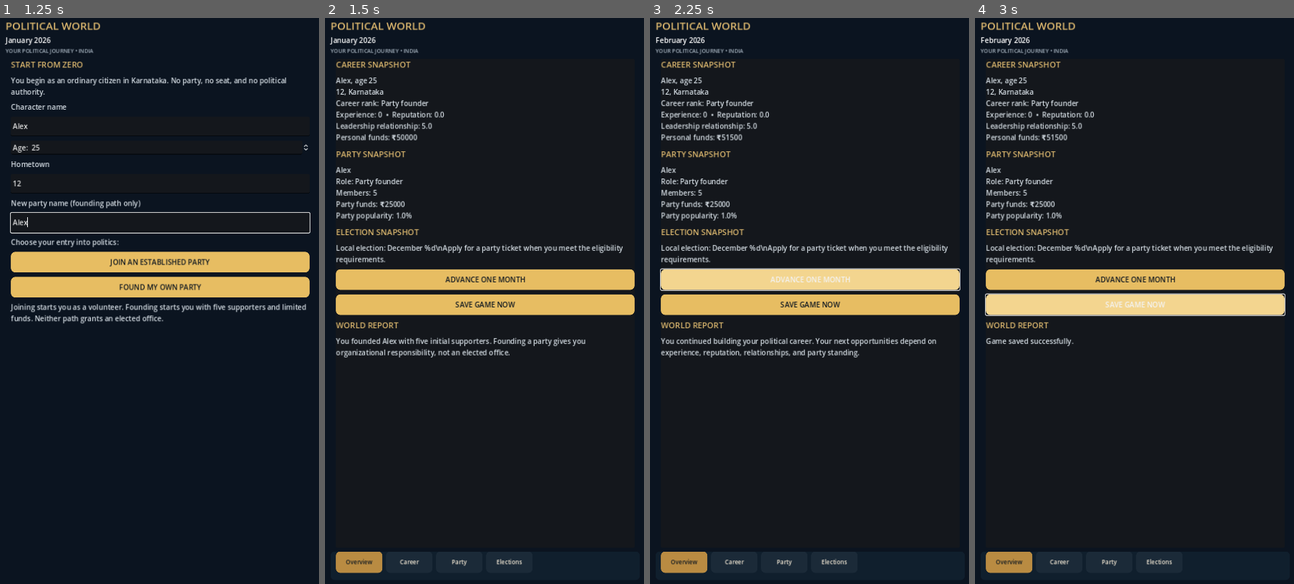
Above: before the commit, frames 1-4 (left to right).
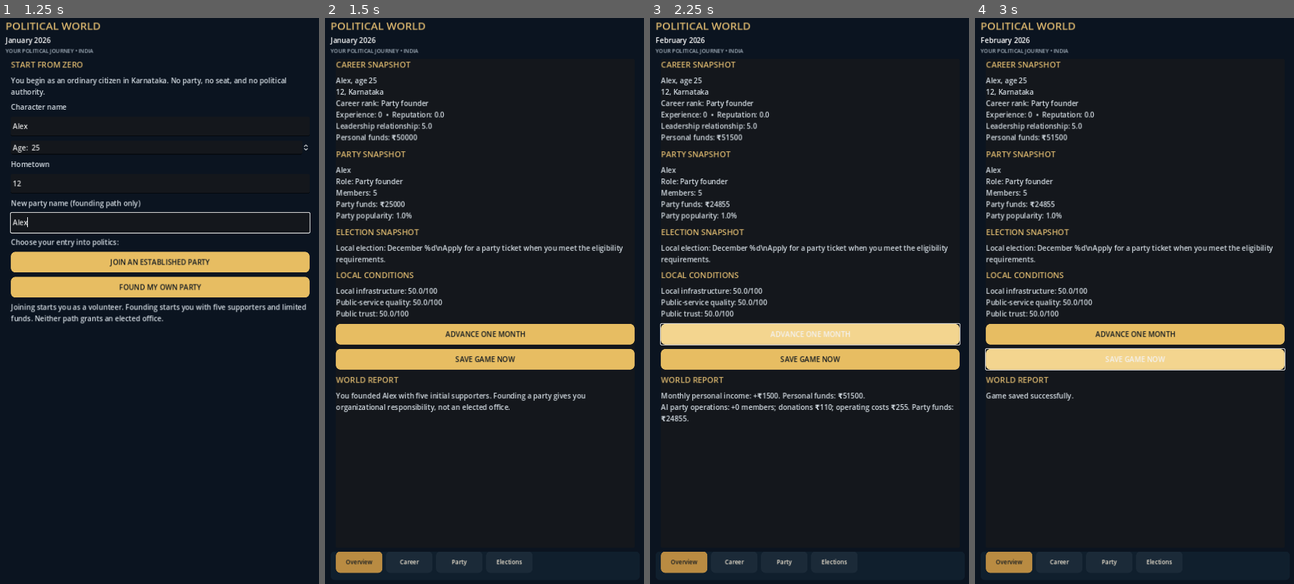
Above: after the commit, the same moments.

Repository: dhanushpoojary9740-boop/political-world
Game: Godot game, scene res://main.tscn
The game is run twice, just before and just after one commit, with the same random seed, the same clock (stepped at 60 frames per second) and the same inputs.
Inputs (mouse positions are in pixels of both pictures, inside the frame that each line leads up to):
- Up to frame 1 (1.25 s): click (159, 125) at 0.52 s; type "Alex" at 0.6 s; click (159, 182) at 0.75 s; type "12" at 0.83 s; click (159, 221) at 0.98 s; type "Alex" at 1.07 s
- Up to frame 2 (1.5 s): click "FOUND MY OWN PARTY" at 1.25 s
- Up to frame 3 (2.25 s): click "ADVANCE ONE MONTH" at 2 s
- Up to frame 4 (3 s): click "SAVE GAME NOW" at 2.75 s

Frame 1 is identical in both runs. In frame 2, 15% of the frame differs, in the area x 3-98%, y 44-70%; in frame 3, 16%, in the area x 3-98%, y 32-72%; in frame 4, 15%.

Commit message:
feat: connect monthly party and constituency simulation outcomes

Diff:
--- a/scripts/main.gd
+++ b/scripts/main.gd
@@ -7,6 +7,7 @@
 var career_label: Label
 var party_label: Label
 var election_label: Label
+var conditions_label: Label
 var office_tab: VBoxContainer
 var office_label: Label
 var office_log_label: Label
@@ -177,6 +178,8 @@
     party_label = _add_body(overview, "")
     _add_section_title(overview, "ELECTION SNAPSHOT")
     election_label = _add_body(overview, "")
+    _add_section_title(overview, "LOCAL CONDITIONS")
+    conditions_label = _add_body(overview, "")
     _add_button(overview, "ADVANCE ONE MONTH", _on_advance_month)
     _add_button(overview, "SAVE GAME NOW", _on_save_game)
     _add_section_title(overview, "WORLD REPORT")
@@ -347,6 +350,7 @@
         career_label.text = world.career_summary()
         party_label.text = world.party_summary()
         election_label.text = world.election_summary()
+        conditions_label.text = world.local_conditions_summary()
         office_tab.visible = world.has_elected_office
         if main_tab_buttons.size() > 4:
             main_tab_buttons[4].visible = world.has_elected_office
--- a/scripts/world_simulation.gd
+++ b/scripts/world_simulation.gd
@@ -49,6 +49,10 @@
 var party_counter: int = 0
 var parties: Dictionary = {}
 var notifications: Array[String] = []
+var local_infrastructure: float = 50.0
+var local_service_quality: float = 50.0
+var public_trust: float = 50.0
+var monthly_income: int = 1500
 
 func initialize() -> void:
     parties = {
@@ -329,15 +333,54 @@
                 notifications.append("Council returned '%s' for revision. Improve its public support or revise and resubmit it." % str(proposal.get("title", "proposal")))
         elif status == "Approved — awaiting AI implementation" and current_index > int(proposal.get("approved_index", current_index)):
             proposal["status"] = "Implemented by AI department"
-            notifications.append("AI officials completed the approved proposal: %s." % str(proposal.get("title", "proposal")))
+            var project_title := str(proposal.get("title", "proposal"))
+            _apply_project_impact(project_title)
+            notifications.append("AI officials completed '%s'. Local infrastructure is now %.1f/100, service quality %.1f/100, and public trust %.1f/100." % [project_title, local_infrastructure, local_service_quality, public_trust])
         office_proposals[i] = proposal
 
     for i in range(constituency_issues.size()):
         var issue: Dictionary = constituency_issues[i]
         if str(issue.get("status", "")) == "Submitted to AI department" and current_index > int(issue.get("submitted_index", current_index)):
             issue["status"] = "Resolved by AI department"
-            notifications.append("The responsible AI department resolved the constituency issue: %s." % str(issue.get("topic", "issue")))
+            local_service_quality = minf(100.0, local_service_quality + 0.6)
+            public_trust = minf(100.0, public_trust + 0.4)
+            _increase_party_popularity(0.03)
+            notifications.append("The AI department resolved '%s'. Service quality rose to %.1f/100 and public trust to %.1f/100." % [str(issue.get("topic", "issue")), local_service_quality, public_trust])
         constituency_issues[i] = issue
+
+func _process_party_monthly() -> void:
+    if player_party_id == "" or not parties.has(player_party_id):
+        return
+    var party: Dictionary = parties[player_party_id]
+    var members := int(party.get("members", 0))
+    var popularity := float(party.get("popularity", 0.0))
+    var funds := int(party.get("funds", 0))
+
+    # AI party staff handle routine operations; the player does not manually run every unit.
+    var monthly_recruits := clampi(roundi(popularity / 15.0), 0, 8)
+    var donations := 100 + members * 2
+    var operating_cost := 250 + members
+    members += monthly_recruits
+    funds = maxi(0, funds + donations - operating_cost)
+    if monthly_recruits > 0:
+        popularity = minf(100.0, popularity + float(monthly_recruits) * 0.015)
+    party["members"] = members
+    party["funds"] = funds
+    party["popularity"] = popularity
+    parties[player_party_id] = party
+    notifications.append("AI party operations: +%d members; donations ₹%d; operating costs ₹%d. Party funds: ₹%d." % [monthly_recruits, donations, operating_cost, funds])
+
+func _apply_project_impact(project_title: String) -> void:
+    if project_title.contains("road") or project_title.contains("drainage") or project_title.contains("lighting"):
+        local_infrastructure = minf(100.0, local_infrastructure + 3.0)
+    else:
+        local_service_quality = minf(100.0, local_service_quality + 3.0)
+    public_trust = minf(100.0, public_trust + 2.0)
+    reputation = minf(100.0, reputation + 0.5)
+    _increase_party_popularity(0.25)
+
+func local_conditions_summary() -> String:
+    return "Local infrastructure: %.1f/100\nPublic-service quality: %.1f/100\nPublic trust: %.1f/100" % [local_infrastructure, local_service_quality, public_trust]
 
 func office_summary() -> String:
     if not has_elected_office:
@@ -384,14 +427,14 @@
         year += 1
 
     if career_started:
-        personal_funds += 1500
-        if month % 3 == 0:
-            var party: Dictionary = parties[player_party_id]
-            party["members"] = int(party["members"]) + 2
-            party["funds"] = int(party["funds"]) + 2000
-            party["popularity"] = minf(100.0, float(party["popularity"]) + 0.1)
-            parties[player_party_id] = party
-            notifications.append("AI local unit completed routine administration and recruited two members.")
+        # Monthly transition order is deliberate: household finances, party operations,
+        # then council/department work. Every downstream system reads the updated state.
+        personal_funds += monthly_income
+        notifications.append("Monthly personal income: +₹%d. Personal funds: ₹%d." % [monthly_income, personal_funds])
+        if month == 1:
+            character_age += 1
+            notifications.append("Birthday: you are now %d. Personal income and political activity continue on the monthly calendar." % character_age)
+        _process_party_monthly()
         _process_office_work()
         if month == LOCAL_ELECTION_MONTH and not local_election_completed:
             _resolve_local_election()
@@ -416,6 +459,8 @@
             + campaign_effort * 2.0
             + local_leader_relationship * 0.35
             + membership_strength * 2.4
+            + (public_trust - 50.0) * 0.15
+            + (local_service_quality - 50.0) * 0.1
         )
         var rival_score: float = 24.0 + randf_range(-5.0, 5.0)
         election_vote_share = clampf(50.0 + (candidate_score - rival_score) * 1.6, 5.0, 95.0)
@@ -503,7 +548,7 @@
 
 func save_game() -> bool:
     var save_data: Dictionary = {
-        "save_version": 3,
+        "save_version": 4,
         "year": year,
         "month": month,
         "character_name": character_name,
@@ -535,7 +580,11 @@
         "constituency_issues": constituency_issues,
         "office_action_counter": office_action_counter,
         "party_counter": party_counter,
-        "parties": parties
+        "parties": parties,
+        "local_infrastructure": local_infrastructure,
+        "local_service_quality": local_service_quality,
+        "public_trust": public_trust,
+        "monthly_income": monthly_income
     }
     var file := FileAccess.open(SAVE_PATH, FileAccess.WRITE)
     if file == null:
@@ -591,5 +640,9 @@
     var saved_parties: Variant = parsed.get("parties", {})
     if typeof(saved_parties) == TYPE_DICTIONARY and not saved_parties.is_empty():
         parties = saved_parties
+    local_infrastructure = float(parsed.get("local_infrastructure", 50.0))
+    local_service_quality = float(parsed.get("local_service_quality", 50.0))
+    public_trust = float(parsed.get("public_trust", 50.0))
+    monthly_income = int(parsed.get("monthly_income", 1500))
     notifications = ["Saved career loaded."]
     return true
